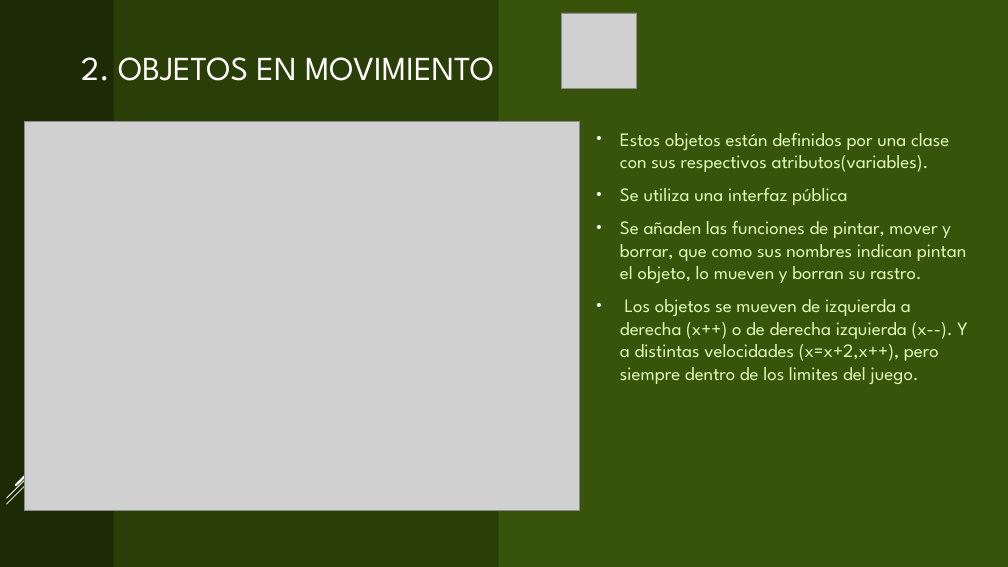
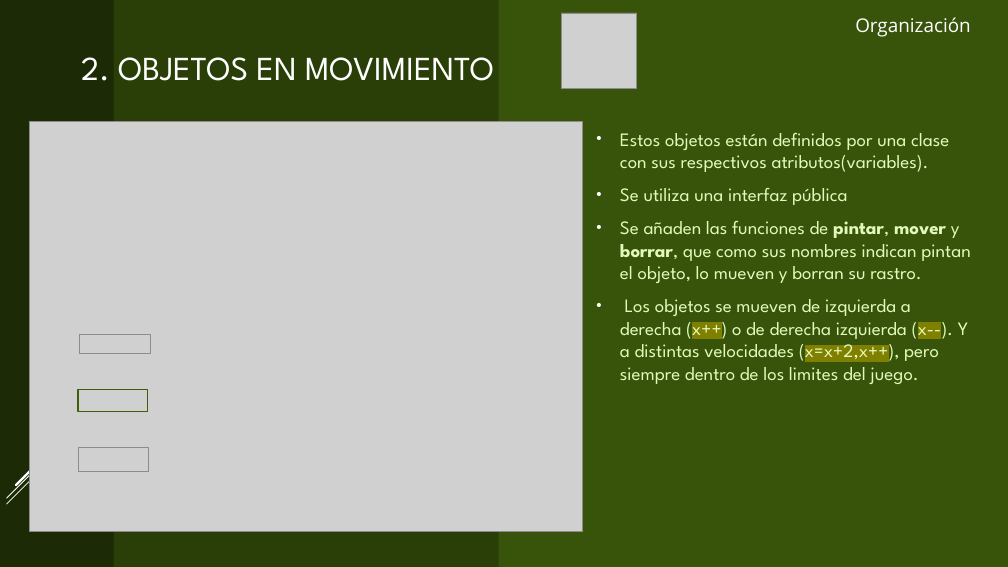
Before and after one commit to aigora/twA109_1920-camara-termica, a slide deck: slide 4 of CROSS the road.pptx. Drawn at 1008x567 pixels with LibreOffice and Linux fonts; fonts in the diff are those of the drawing; grey boxes stand for pictures. Boxes give left, top, right and bottom in pixels: in the first picture for what was removed or moved away, otherwise in the second. Text is boxed around its words. In the diff, an @@ line names an element or a change of style, - is before the commit and + after.

```diff
--- a/CROSS the road.pptx
+++ b/CROSS the road.pptx
@@ text added at (855, 17, 971, 37), 18 pt, text #FFFFFF @@
+Organización
@@ picture: place and size @@
-picture at (25, 122, 580, 510)
+picture at (29, 122, 583, 532)
@@ text at (620, 221, 971, 384): bold on in "pintar, mover borrar,"; highlight none to #808000 in "(x++) (x--). (x=x+2,x++)," @@
@@ picture added at (79, 334, 150, 354) @@
@@ rectangle added at (78, 389, 147, 411), outline #3E5E08 1.25 pt @@
@@ picture added at (78, 448, 148, 471) @@
```
Also in this commit, not shown: 3 other slides changed, 1 slide added, 1 slide removed.
